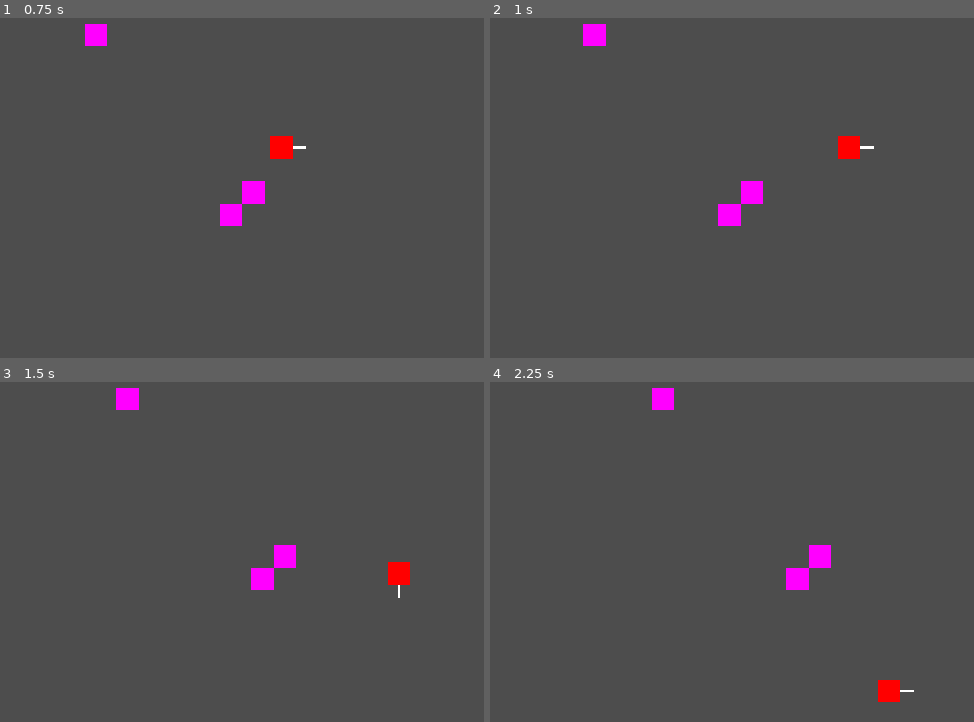
Above: before the commit, frames 1-4 (two rows, left to right).
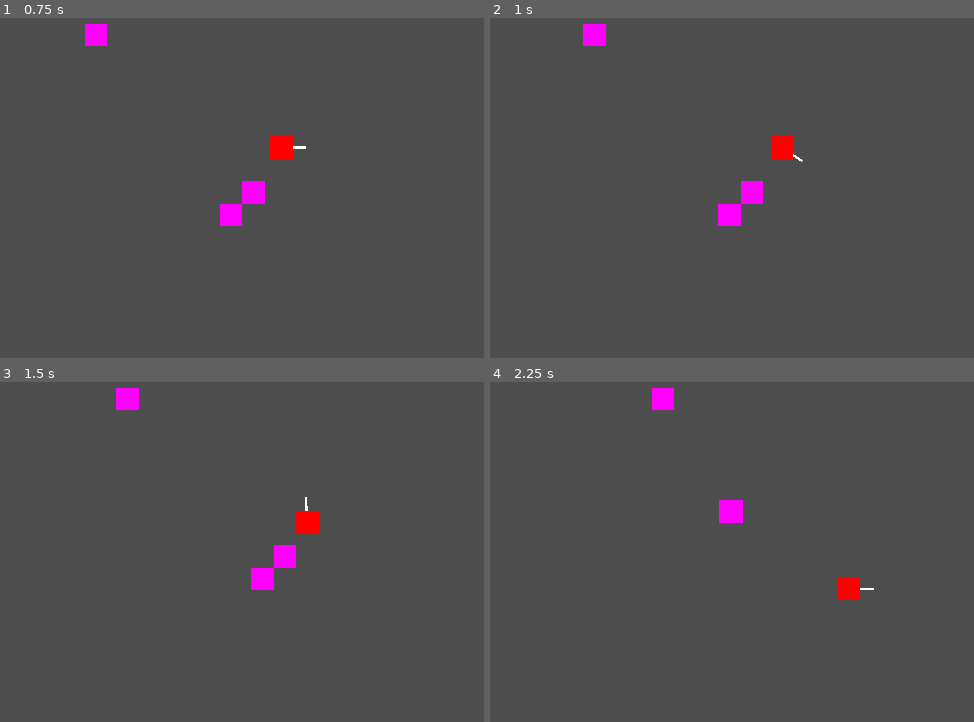
Above: after the commit, the same moments.

Repository: ralabate/cylinder-sorcerer
Game: Godot game, scene res://main.tscn
The game is run twice, just before and just after one commit, with the same random seed, the same clock (stepped at 60 frames per second) and the same inputs.
Inputs:
- Up to frame 1 (0.75 s): hold D from 0.53 s (still down); hold J from 0.53 s (still down)
- Up to frame 2 (1 s): keep holding D; keep holding J; tap Space at 0.77, 0.8 s
- Up to frame 3 (1.5 s): tap Space at 1.07, 1.35 s; release D at 1.28 s; release J at 1.28 s; hold S from 1.28 s (still down)
- Up to frame 4 (2.25 s): tap Space at 1.52, 1.82 s; tap J at 1.55 s; release S at 2.03 s; hold D from 2.03 s (still down); hold J from 2.03 s (still down)

Frame 1 is identical in both runs. In frame 2, 0.7% of the frame differs, in the area x 58-80%, y 34-43%; in frame 3, 0.7%; in frame 4, 1.6%, in the area x 47-88%, y 34-95%.

Commit message:
fix input bug, lock fps to 60

Diff:
--- a/cylinder-sorcerer/main.gd
+++ b/cylinder-sorcerer/main.gd
@@ -5,7 +5,7 @@
 const PLAYER_SIZE = 1.0
 const PLAYER_ATTACK_ROOT_MOTION = 0.20
 
-const PLAYER_SWORD_FRAMES = 5
+const PLAYER_SWORD_FRAMES = 15
 const PLAYER_SWORD_IDLE_ANGLE = 0.0 # switch to degrees
 const PLAYER_SWORD_ATTACK_START_ANGLE = -0.80
 const PLAYER_SWORD_ATTACK_ANGLE_INCREMENT = 0.50
@@ -95,12 +95,13 @@
 	frame = frame + 1
 	sword_frame = min(sword_frame + 1, PLAYER_SWORD_FRAMES)
 
-	is_attacking = Input.is_key_pressed(KEY_J)
-	if is_attacking && !was_attacking && sword_frame > PLAYER_SWORD_FRAMES:
+	is_attacking = Input.is_key_pressed(KEY_SPACE)
+	if is_attacking && !was_attacking && sword_frame >= PLAYER_SWORD_FRAMES:
 		sword_frame = 0
 		sword_pivot.transform = Transform3D.IDENTITY
 		sword_pivot.transform = sword_pivot.transform.rotated(Vector3.UP, PLAYER_SWORD_ATTACK_START_ANGLE)
-		was_attacking = is_attacking
+
+	was_attacking = is_attacking
 
 	sword.transform.origin = Vector3(PLAYER_SWORD_LENGTH/2.0, 0.0, 0.0) # can i do this up top? or not until it is added to the scene?
 
--- a/cylinder-sorcerer/project.godot
+++ b/cylinder-sorcerer/project.godot
@@ -13,6 +13,7 @@
 config/name="cylinder-sorcerer"
 run/main_scene="uid://lvi8aw21kwo5"
 config/features=PackedStringArray("4.6", "Forward Plus")
+run/max_fps=60
 config/icon="res://icon.svg"
 
 [editor]
